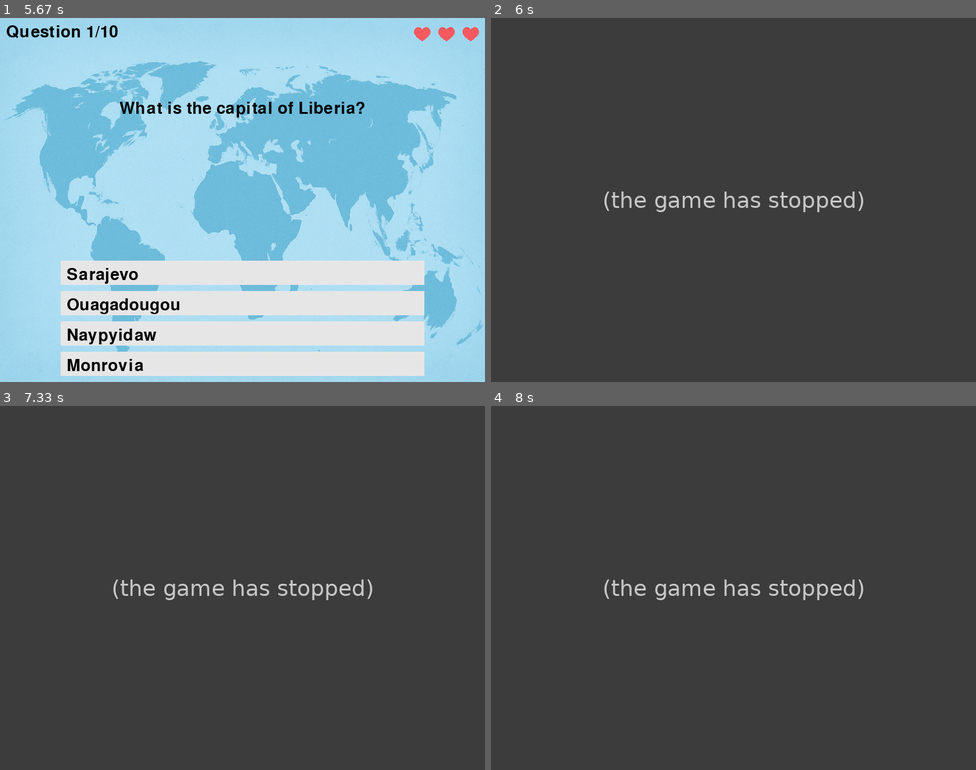
Above: before the commit, frames 1-4 (two rows, left to right).
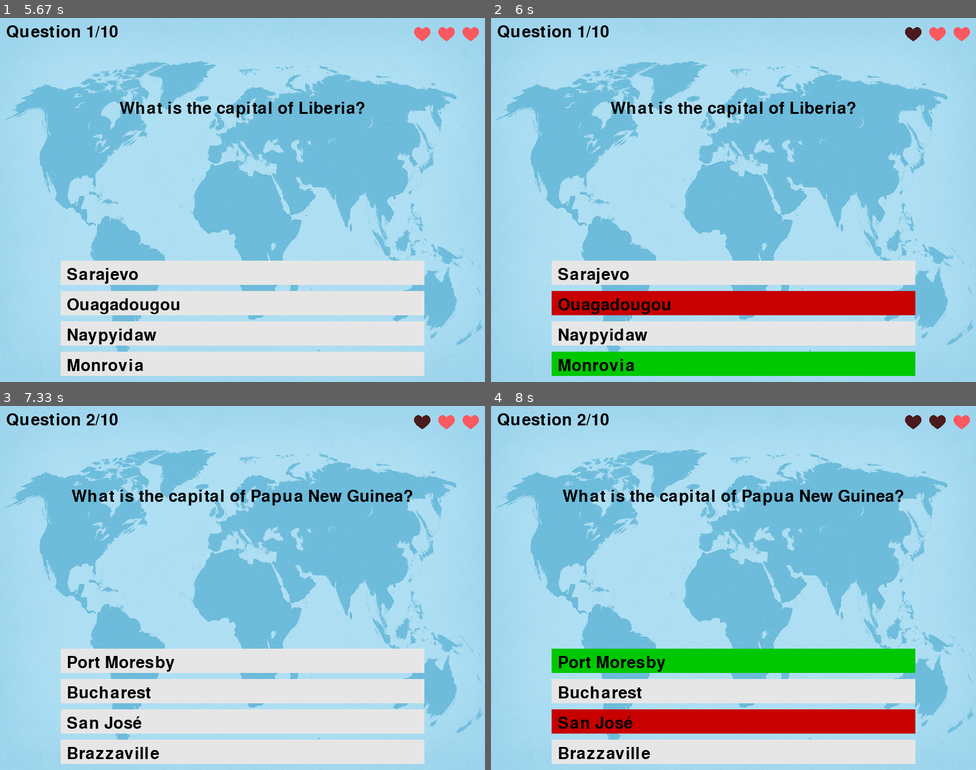
Above: after the commit, the same moments.

Repository: amelie-lnh/Country_Game
Game: pygame game, started from src/country_guesser/flags_game.py
Same seed, same stepped clock (60 frames per second), same inputs: the game is played once before the commit and once after it.
Inputs (mouse positions are in pixels of both pictures, inside the frame that each line leads up to):
- Up to frame 1 (5.67 s): click "Select Difficulty" at 0.38 s; click (242, 221) at 0.72 s; click "START" at 1.05 s; click (421, 327) at 1.38 s; click "Medium" at 2.22 s; click (227, 138) at 2.55 s; click "Medium" at 3.88 s; click (344, 134) at 4.22 s; click (349, 112) at 4.55 s; click "START" at 5.38 s
- Up to frame 2 (6 s): click (660, 305) at 5.72 s
- Up to frame 3 (7.33 s): click (126, 493) at 6.88 s; click (383, 617) at 7.22 s
- Up to frame 4 (8 s): click (563, 715) at 7.58 s

Frame 1 is identical in both runs. In frame 2, 100% of the frame differs, in the area x 0-100%, y 0-100%; in frame 3, 100%; in frame 4, 100%.
Error before the commit: NameError: name 'FEEDBACK_DURATION' is not defined (flags_game.py line 247); the game stopped at 5.72 s (later frames are placeholders)

Commit message:
changed another variable

Diff:
--- a/src/country_guesser/flags_game.py
+++ b/src/country_guesser/flags_game.py
@@ -244,7 +244,7 @@
     elif state == "quiz":
         if showing_feedback:
             now = pygame.time.get_ticks()
-            if now - feedback_start_time >= FEEDBACK_DURATION:
+            if now - feedback_start_time >= feedback_duration:
                 current_question += 1
                 feedback_color = [gray] * num_options
                 showing_feedback = False
